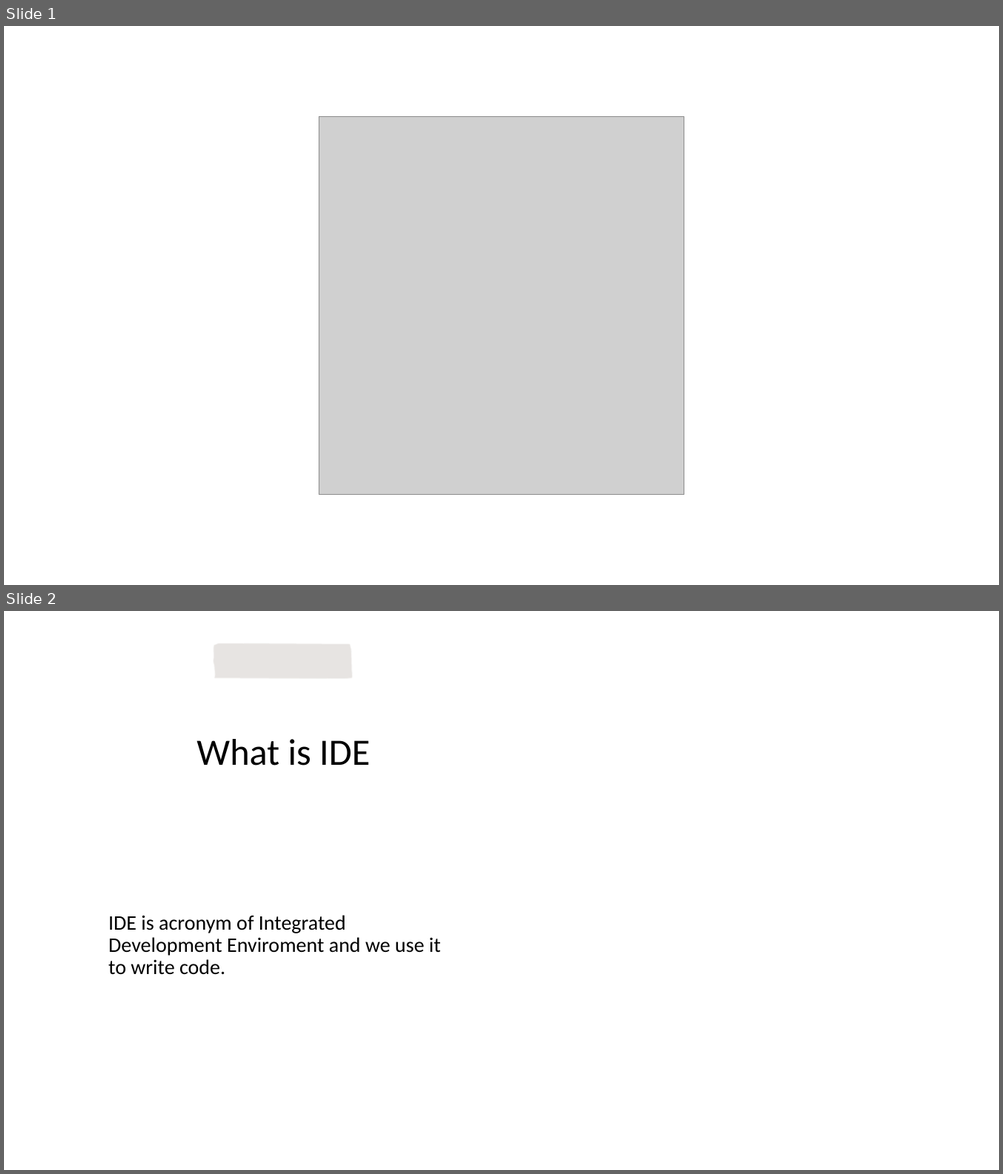
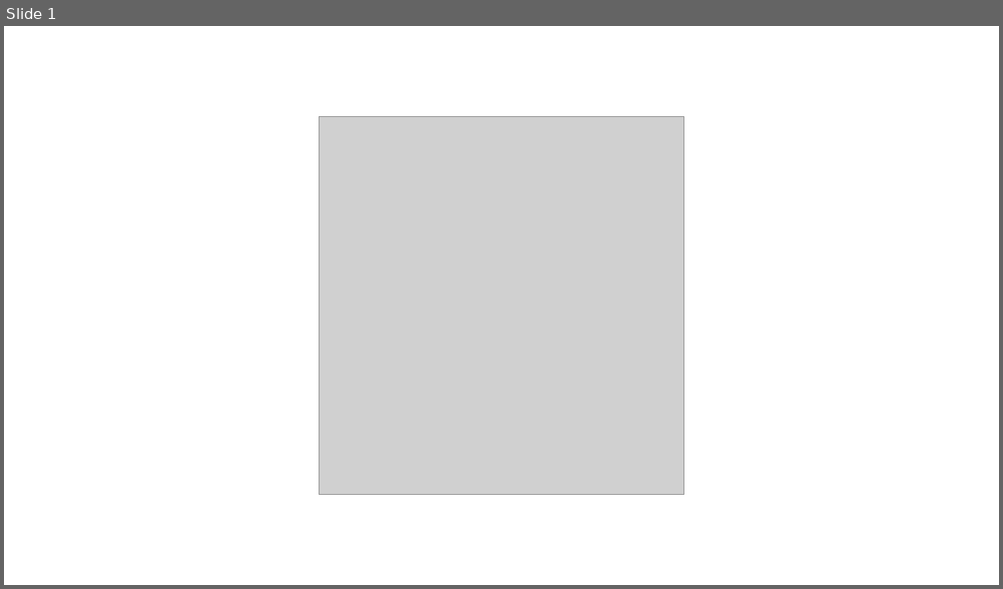
Before and after one commit to HaruTzuki/SlangIDE, a slide deck: Presentation/Slang IDE.pptx. Shown one above the other, each under a label of ours: slides 1 and 2 before the commit, slide 1 after it. The pictures are 1003x1174 and 1003x589 pixels, drawn with LibreOffice and Linux fonts; fonts in the diff are those of the drawing; grey boxes stand for pictures; background and template pictures are left out. Boxes give left, top, right and bottom in pixels: in the first picture for what was removed or moved away, otherwise in the second. Text is boxed around its words. In the diff, an @@ line names an element or a change of style, - is before the commit and + after.

```diff
--- a/Presentation/Slang IDE.pptx
+++ b/Presentation/Slang IDE.pptx
@@ slide 2 removed at [4,611,999,1170], background picture (left out) @@
@@ freeform shape removed at [213,644,353,679] @@
@@ freeform shape removed at [63,661,502,1111] @@
@@ title removed at [196,739,370,766] @@
-What is IDE
@@ text removed at [108,915,441,975] @@
-IDE is acronym of Integrated Development Enviroment and we use it to write code.
```
Also in this commit, not shown: 5 slides changed, 1 slide added, 2 other slides removed, 11 other files.
